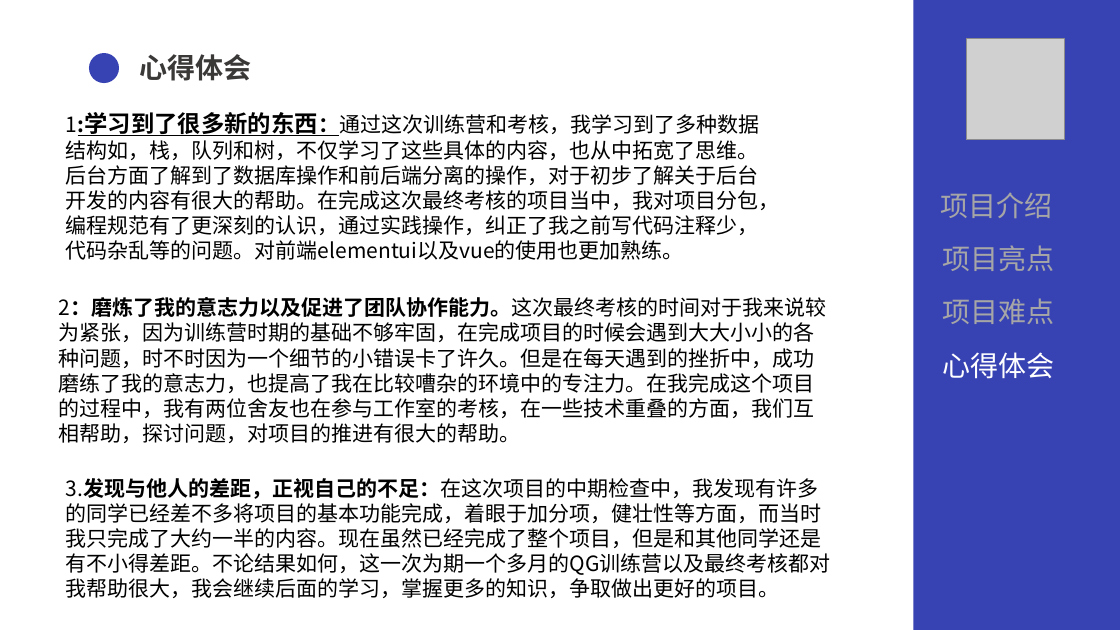
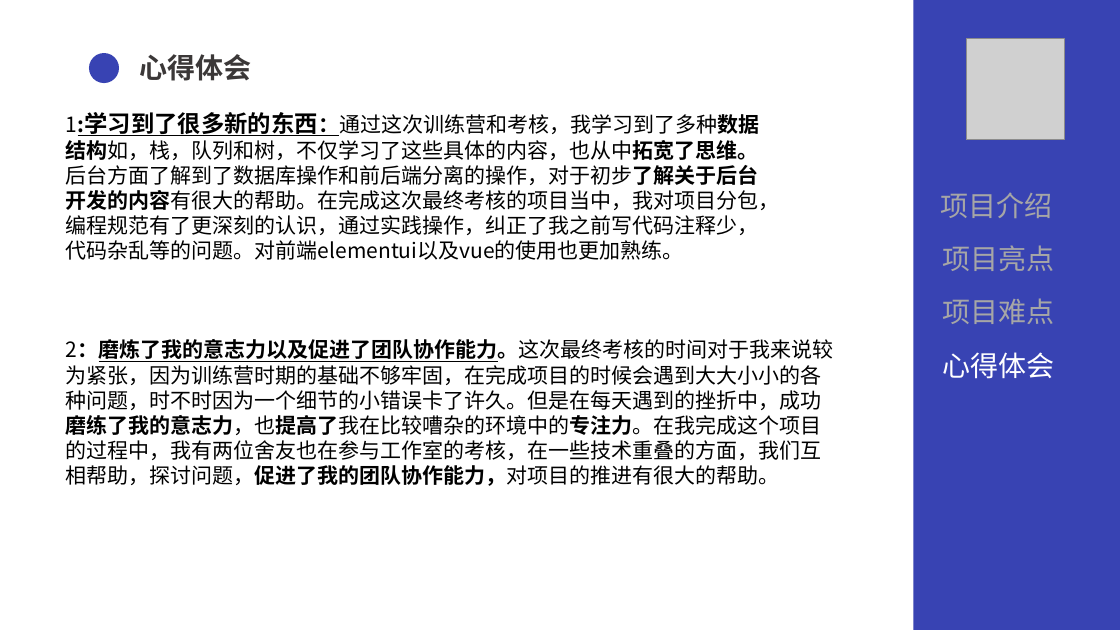
Before and after one commit to lnym123/QG_final, a slide deck: slide 20 of 文档/QG汇报.pptx (slide 19 before the commit). Drawn at 1120x630 pixels with LibreOffice and Linux fonts; fonts in the diff are those of the drawing; grey boxes stand for pictures. Boxes give left, top, right and bottom in pixels: in the first picture for what was removed or moved away, otherwise in the second. Text is boxed around its words. In the diff, an @@ line names an element or a change of style, - is before the commit and + after.

```diff
--- a/文档/QG汇报.pptx
+++ b/文档/QG汇报.pptx
@@ text "1:学习到了很多新的东西：通过这次训练营和考核，我学习到了多种数据结构如，栈，队列和树，不仅学习了这些具体的内容，也从中 ..." at [66, 112, 780, 260]: bold on in "1:学习到了很多新的东西：通过这次训练营和考核，我学习到了多种数据结构如，栈，队列和树，不仅学习了这些具体的内容，也从中 ..." @@
@@ text at [66, 339, 834, 486]: text changed @@
-2：磨炼了我的意志力以及促进了团队协作能力。这次最终考核的时间对于我来说较为紧张，因为训练营时期的基础不够牢固，在完成项目的时候会遇到大大小小的各种问题，时不时因为一个细节的小错误卡了许久。但是在每天遇到的挫折中，成功磨练了我的意志力，也提高了我在比较嘈杂的环境中的专注力。在我完成这个项目的过程中，我有两位舍友也在参与工作室的考核，在一些技术重叠的方面，我们互相帮助，探讨问题，对项目的推进有很大的帮助。
+2：磨炼了我的意志力以及促进了团队协作能力。这次最终考核的时间对于我来说较为紧张，因为训练营时期的基础不够牢固，在完成项目的时候会遇到大大小小的各种问题，时不时因为一个细节的小错误卡了许久。但是在每天遇到的挫折中，成功磨练了我的意志力，也提高了我在比较嘈杂的环境中的专注力。在我完成这个项目的过程中，我有两位舍友也在参与工作室的考核，在一些技术重叠的方面，我们互相帮助，探讨问题，促进了我的团队协作能力，对项目的推进有很大的帮助。
@@ text removed at [66, 478, 831, 598] @@
-3.发现与他人的差距，正视自己的不足：在这次项目的中期检查中，我发现有许多的同学已经差不多将项目的基本功能完成，着眼于加分项，健壮性等方面，而当时我只完成了大约一半的内容。现在虽然已经完成了整个项目，但是和其他同学还是有不小得差距。不论结果如何，这一次为期一个多月的QG训练营以及最终考核都对我帮助很大，我会继续后面的学习，掌握更多的知识，争取做出更好的项目。
```
Also in this commit, not shown: 14 other slides changed, 2 slides added, 1 other file.
